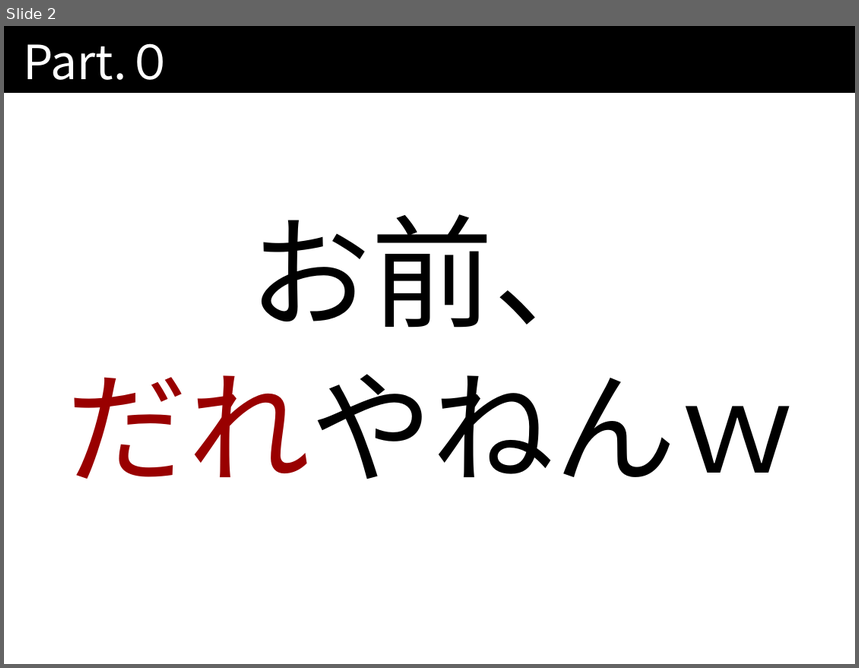
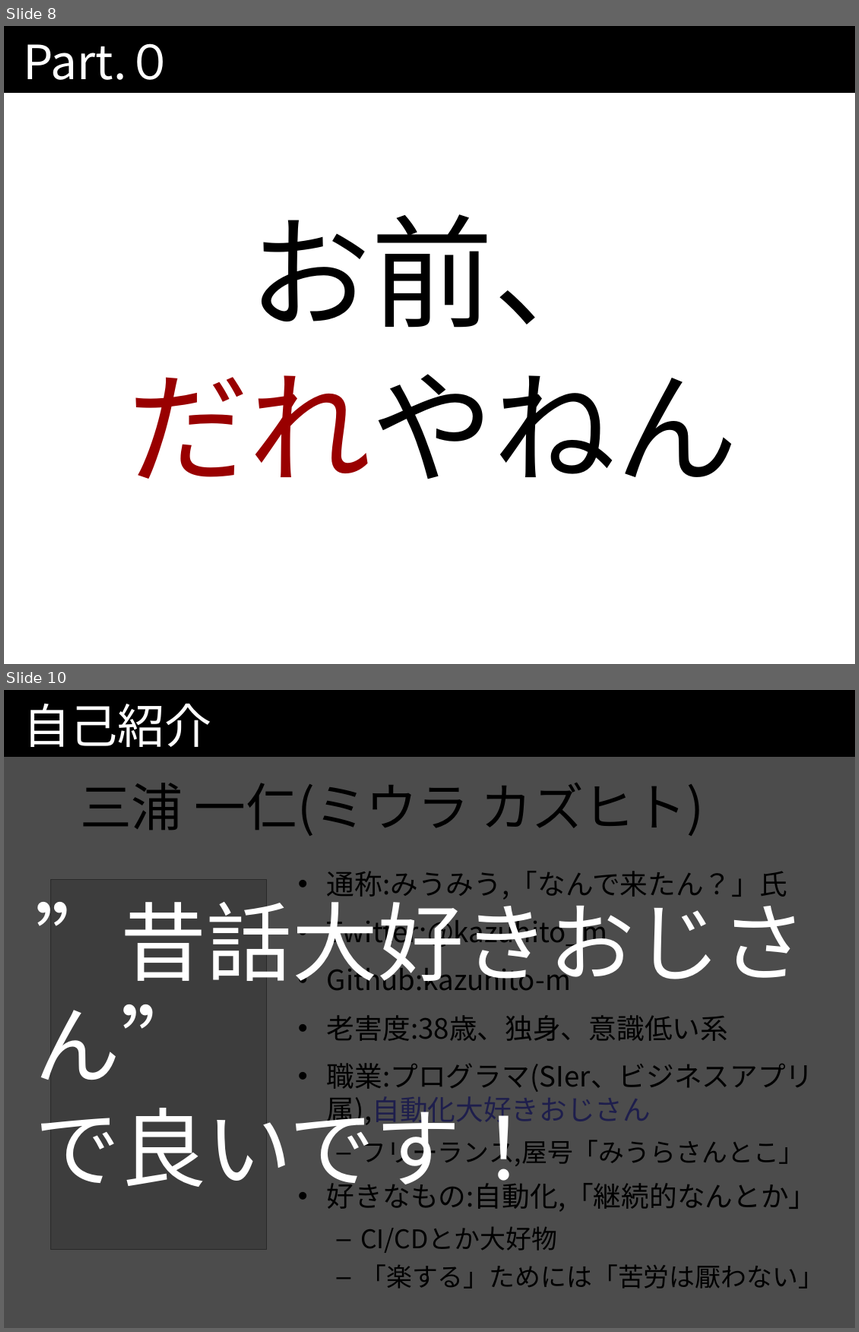
Before and after one commit to kazuhito-m/kazuhito-m.github.io, a slide deck: _drafts/comcamp2016.odp. Shown one above the other, each under a label of ours: slide 2 before the commit, slides 8 and 10 after it; the slides between them are not shown. The pictures are 859x668 and 859x1332 pixels, drawn with LibreOffice and Linux fonts; fonts in the diff are those of the drawing; grey boxes stand for pictures. Boxes give left, top, right and bottom in pixels: in the first picture for what was removed or moved away, otherwise in the second. Text is boxed around its words. In the diff, an @@ line names an element or a change of style, - is before the commit and + after.

```diff
--- a/_drafts/comcamp2016.odp
+++ b/_drafts/comcamp2016.odp
@@ slide 10 added at bbox=[4, 690, 855, 1328], background #FFFFFF; not listed: 1 template element that a slide beside it also shows @@
@@ title added at bbox=[23, 703, 211, 747], 44 pt, text #FFFFFF @@
+自己紹介
@@ text added at bbox=[4, 755, 855, 1328], fill #000000 at 70% opacity, 80 pt, text #FFFFFF @@
+”昔話大好きおじさん”
+で良いです！
@@ text added at bbox=[80, 783, 704, 836], 48 pt, text #000000 @@
+三浦 一仁(ミウラ カズヒト)
@@ text added at bbox=[327, 871, 824, 1289], 26 pt, text #000000 @@
+• 通称:みうみう,「なんで来たん？」氏
+• Twitter:@kazuhito_m
+• Github:kazuhito-m
+• 老害度:38歳、独身、意識低い系
+• 職業:プログラマ(SIer、ビジネスアプリ属),自動化大好きおじさん
+  – フリーランス,屋号「みうらさんとこ」
+• 好きなもの:自動化,「継続的なんとか」
+  – CI/CDとか大好物
+  – 「楽する」ためには「苦労は厭わない」
@@ picture added at bbox=[51, 880, 268, 1251] @@
@@ what was slide 2 is now slide 8 @@
@@ slide 8 changed as well @@
@@ subtitle at bbox=[127, 374, 738, 479]: text changed @@
-だれやねんｗ
+だれやねん
```
Also in this commit, not shown: 2 other slides changed, 13 other slides added, 3 slides removed.
